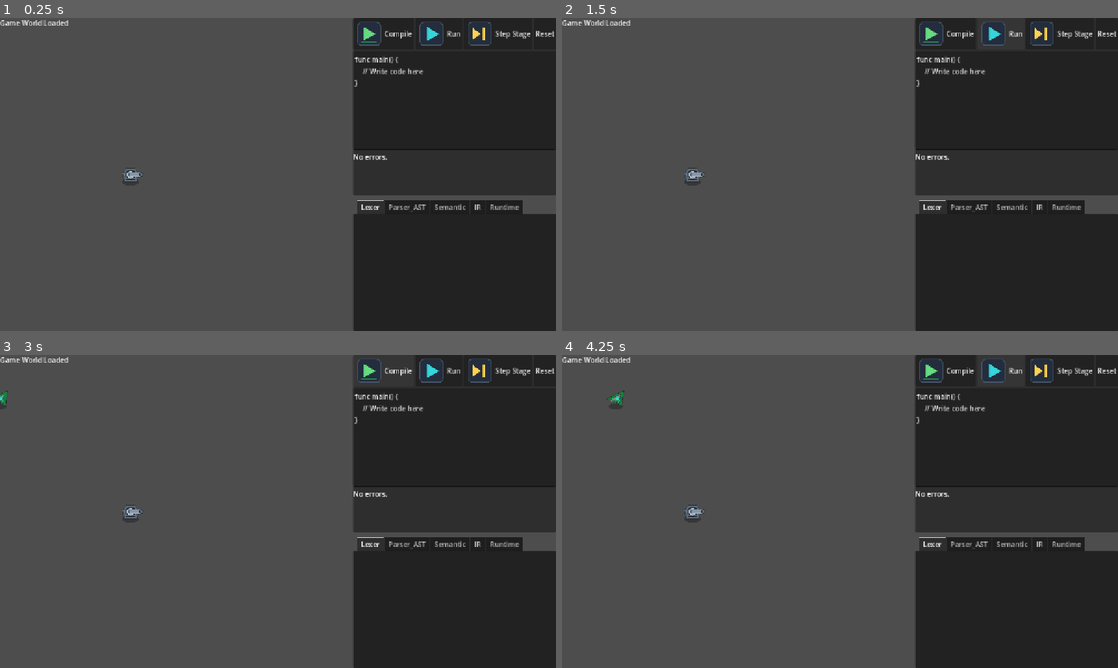
Above: before the commit, frames 1-4 (two rows, left to right).
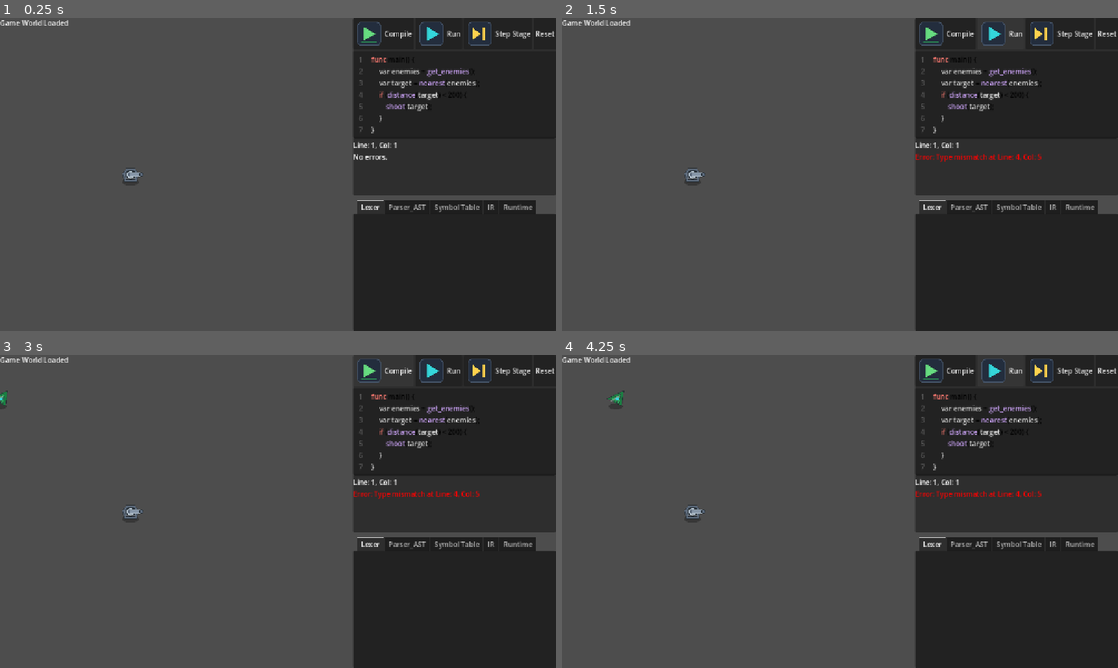
Above: after the commit, the same moments.

Repository: abdullahazharkhan/turret-script
Game: Godot game, scene res://scenes/entities/turret.tscn
Two runs of this game, one before a commit and one after it. Both use one fixed random seed, a clock stepped at 60 frames per second and the inputs below.
Inputs:
- Up to frame 1 (0.25 s): no input
- Up to frame 2 (1.5 s): click "Compile" at 0.5 s; click "Run" at 1.25 s
- Up to frame 3 (3 s): click "Step Stage" at 2 s; click "Compile" at 2.75 s
- Up to frame 4 (4.25 s): click "Run" at 3.5 s

The runs differ from the first frame. In frame 1, 1.2% of the frame differs, in the area x 63-100%, y 12-63%; in frame 2, 1.5%; in frame 3, 1.5%; in frame 4, 1.5%.

Commit message:
Built-in IDE

Diff:
--- a/scenes/ui/compiler_pipeline_panel.tscn
+++ b/scenes/ui/compiler_pipeline_panel.tscn
@@ -13,7 +13,7 @@
 [node name="Parser_AST" type="Tree" parent="."]
 layout_mode = 2
 
-[node name="Semantic" type="Tree" parent="."]
+[node name="Symbol Table" type="Tree" parent="."]
 layout_mode = 2
 
 [node name="IR" type="ItemList" parent="."]
--- a/scenes/ui/ide_panel.tscn
+++ b/scenes/ui/ide_panel.tscn
@@ -38,14 +38,28 @@
 layout_mode = 2
 text = "Reset"
 
-[node name="CodeEditor" type="TextEdit" parent="VBoxContainer"]
+[node name="CodeEditor" type="CodeEdit" parent="VBoxContainer"]
 layout_mode = 2
 size_flags_vertical = 3
 text = "func main() {
-	// Write code here
+	var enemies = get_enemies();
+	var target = nearest(enemies);
+	if (distance(target) < 200) {
+		shoot(target);
+	}
 }"
+gutters_draw_line_numbers = true
+auto_brace_completion_enabled = true
+
+[node name="StatusBar" type="HBoxContainer" parent="VBoxContainer"]
+layout_mode = 2
+
+[node name="LineColLabel" type="Label" parent="VBoxContainer/StatusBar"]
+layout_mode = 2
+text = "Line: 1, Col: 1"
 
 [node name="DiagnosticsPanel" type="RichTextLabel" parent="VBoxContainer"]
 custom_minimum_size = Vector2(0, 100)
 layout_mode = 2
+bbcode_enabled = true
 text = "No errors."
--- a/scripts/ui/ide_panel.gd
+++ b/scripts/ui/ide_panel.gd
@@ -1,13 +1,54 @@
 extends PanelContainer
 
+@onready var compile_btn = $VBoxContainer/Toolbar/CompileButton
+@onready var run_btn = $VBoxContainer/Toolbar/RunButton
+@onready var step_btn = $VBoxContainer/Toolbar/StepStageButton
+@onready var reset_btn = $VBoxContainer/Toolbar/ResetButton
+@onready var editor = $VBoxContainer/CodeEditor
+@onready var line_col_label = $VBoxContainer/StatusBar/LineColLabel
+@onready var diagnostics = $VBoxContainer/DiagnosticsPanel
+
 func _ready():
-	$VBoxContainer/Toolbar/CompileButton.pressed.connect(_on_compile_pressed)
-	$VBoxContainer/Toolbar/RunButton.pressed.connect(_on_run_pressed)
-	$VBoxContainer/Toolbar/StepStageButton.pressed.connect(_on_step_stage_pressed)
-	$VBoxContainer/Toolbar/ResetButton.pressed.connect(_on_reset_pressed)
+	compile_btn.pressed.connect(_on_compile_pressed)
+	run_btn.pressed.connect(_on_run_pressed)
+	step_btn.pressed.connect(_on_step_stage_pressed)
+	reset_btn.pressed.connect(_on_reset_pressed)
+
+	editor.caret_changed.connect(_on_caret_changed)
+	_setup_syntax_highlighting()
+	_on_caret_changed()
+
+func _setup_syntax_highlighting():
+	var highlighter = CodeHighlighter.new()
+
+	var keyword_color = Color("#ff7b72")
+	var type_color = Color("#ffcc00")
+	var string_color = Color("#a5d6ff")
+	var comment_color = Color("#8b949e")
+	var api_color = Color("#d2a8ff")
+
+	highlighter.add_color_region("\"", "\"", string_color)
+	highlighter.add_color_region("//", "", comment_color)
+
+	for kw in ["if", "else", "while", "for", "func", "return", "in", "true", "false"]:
+		highlighter.add_keyword_color(kw, keyword_color)
+
+	for type in ["int", "bool", "string", "enemy", "void"]:
+		highlighter.add_keyword_color(type, type_color)
+
+	for api in ["get_enemies", "nearest", "distance", "shoot", "reload"]:
+		highlighter.add_keyword_color(api, api_color)
+
+	editor.syntax_highlighter = highlighter
+
+func _on_caret_changed():
+	var line = editor.get_caret_line() + 1
+	var col = editor.get_caret_column() + 1
+	line_col_label.text = "Line: %d, Col: %d" % [line, col]
 
 func _on_compile_pressed():
 	print("Compile button pressed")
+	_show_test_diagnostic()
 
 func _on_run_pressed():
 	print("Run button pressed")
@@ -17,3 +58,6 @@
 
 func _on_reset_pressed():
 	print("Reset button pressed")
+
+func _show_test_diagnostic():
+	diagnostics.text = "[color=red]Error: Type mismatch at Line: 4, Col: 5[/color]"
